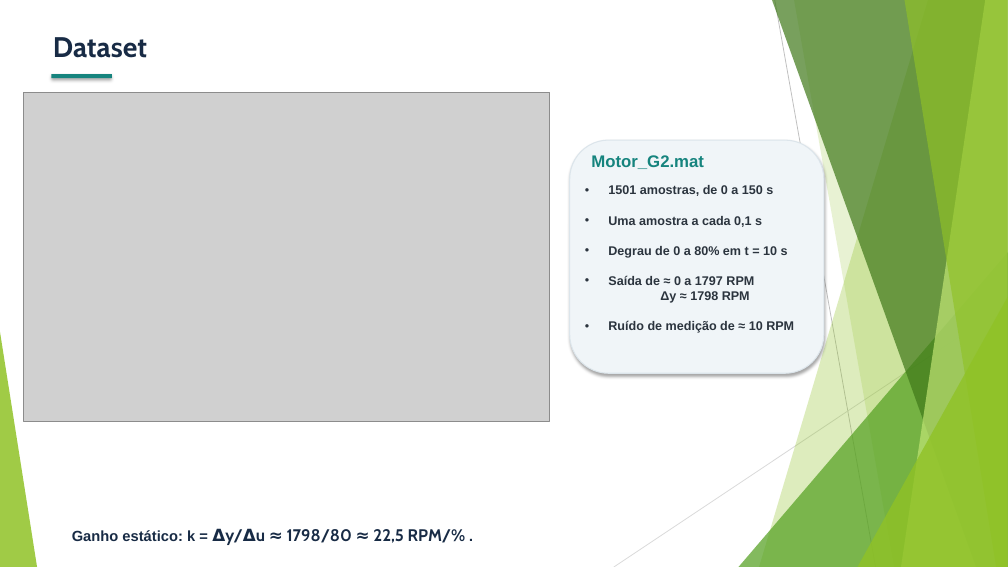
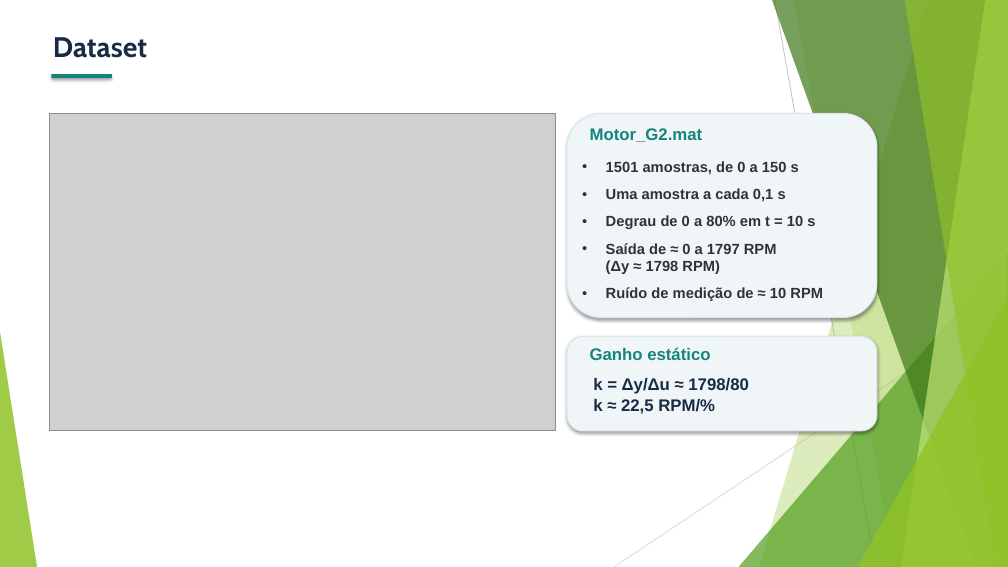
Before and after one commit to MariaRitaRR/projeto-de-embarcados-c13, a slide deck: slide 6 of Slides_Projeto_C13_1.pptx (slide 5 before the commit). Drawn at 1008x567 pixels with LibreOffice and Linux fonts; fonts in the diff are those of the drawing; grey boxes stand for pictures. Boxes give left, top, right and bottom in pixels: in the first picture for what was removed or moved away, otherwise in the second. Text is boxed around its words. In the diff, an @@ line names an element or a change of style, - is before the commit and + after.

```diff
--- a/Slides_Projeto_C13_1.pptx
+++ b/Slides_Projeto_C13_1.pptx
@@ picture: place and size @@
-picture at bbox=[23, 92, 551, 421]
+picture at bbox=[49, 113, 556, 430]
@@ rounded rectangle: place and size @@
-rounded rectangle at bbox=[570, 140, 824, 373]
+rounded rectangle at bbox=[567, 113, 877, 318]
@@ text "Motor_G2.mat": place and size @@
-text "Motor_G2.mat" at bbox=[591, 155, 704, 169]
+text "Motor_G2.mat" at bbox=[590, 128, 703, 142]
@@ text "1501 amostras, de 0 a ...": place and size @@
-text "1501 amostras, de 0 a ..." at bbox=[608, 185, 794, 333]
+text "1501 amostras, de 0 a ..." at bbox=[606, 161, 823, 301]
@@ text at bbox=[606, 161, 823, 301]: size 12 to 14 pt in "1501 amostras, de 0 a 150 s", "Uma amostra a cada 0,1 s", "Degrau de 0 a 80% em t ...", "Ruído de medição de ≈ 10 RPM"; more space between paragraphs @@
@@ text at bbox=[606, 243, 777, 274]: text changed; size 12 to 14 pt @@
-• Saída de ≈ 0 a 1797 RPM
-  Δy ≈ 1798 RPM
+• Saída de ≈ 0 a 1797 RPM (Δy ≈ 1798 RPM)
@@ rounded rectangle added at bbox=[567, 337, 877, 431], fill #F0F5F8, outline #DCE5EB 1 pt @@
@@ text added at bbox=[590, 347, 710, 360], 16 pt, text #16847E, bold @@
+Ganho estático
@@ text at bbox=[593, 378, 749, 414]: text changed; font Cabin to Arial @@
-Ganho estático: k = Δy/Δu ≈ 1798/80 ≈ 22,5 RPM/% .
+k = Δy/Δu ≈ 1798/80
+k ≈ 22,5 RPM/%
```
Also in this commit, not shown: 6 other slides changed, 1 slide added, 1 slide removed.
